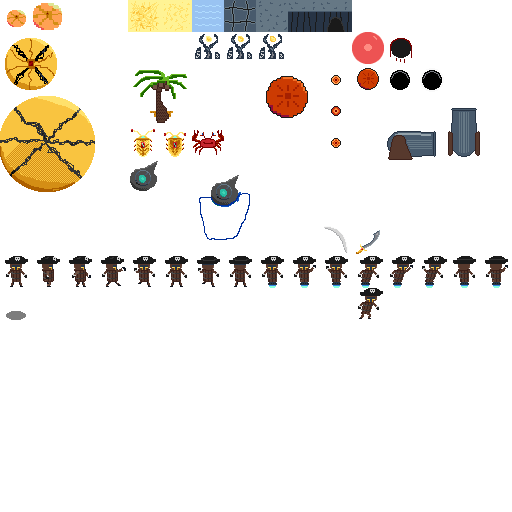
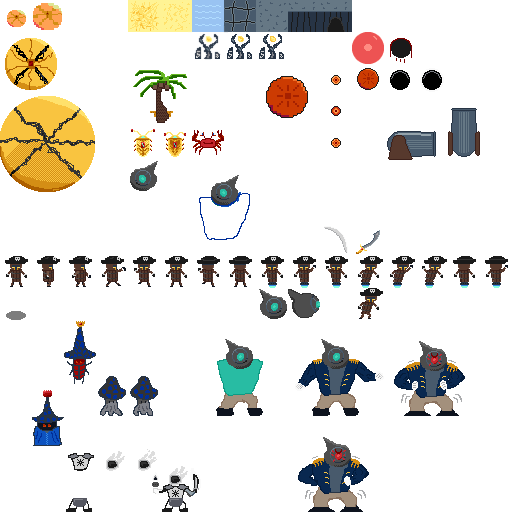
Revision of a layered 512x512 image; what changed, layer by layer:
added layer "Layer #1" (80%) above "Layer #2" over (x1=106, y1=449, x2=188, y2=486)
added layer "Layer #2" above "WaveStrong.png" over (x1=295, y1=361, x2=458, y2=391)
painted on "WaveStrong.png" over (x1=32, y1=25, x2=465, y2=512)
